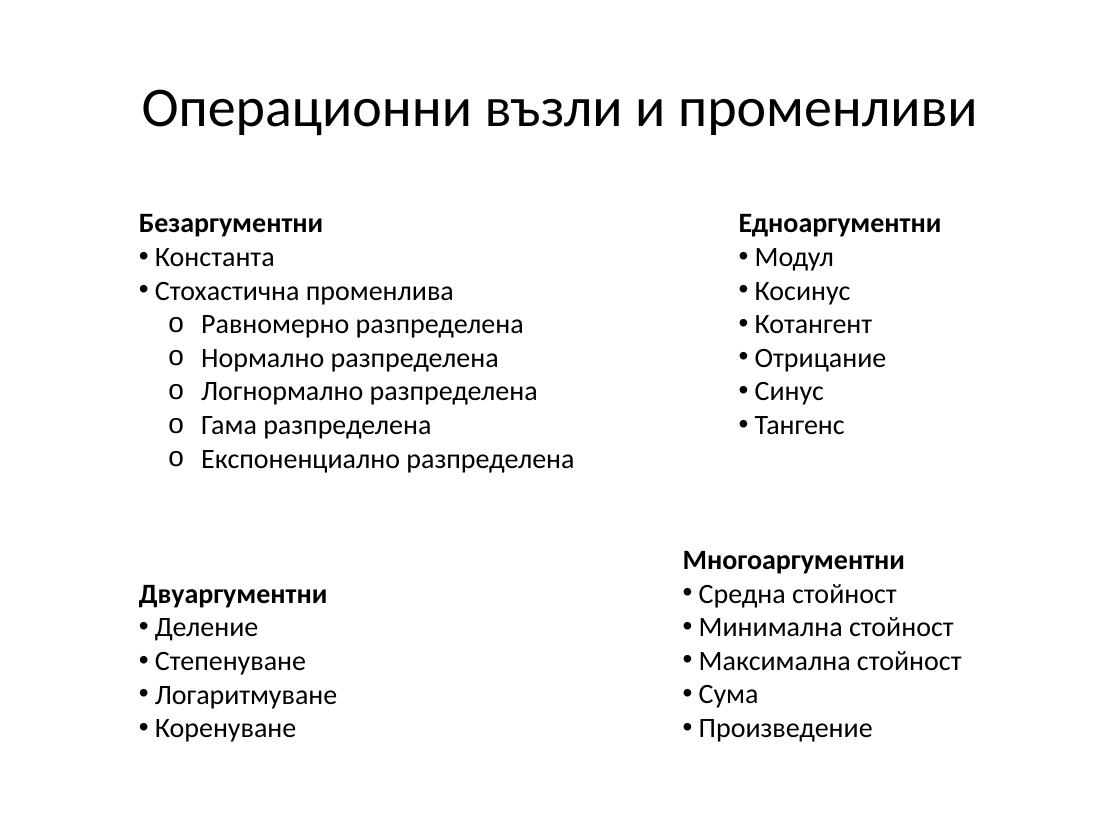
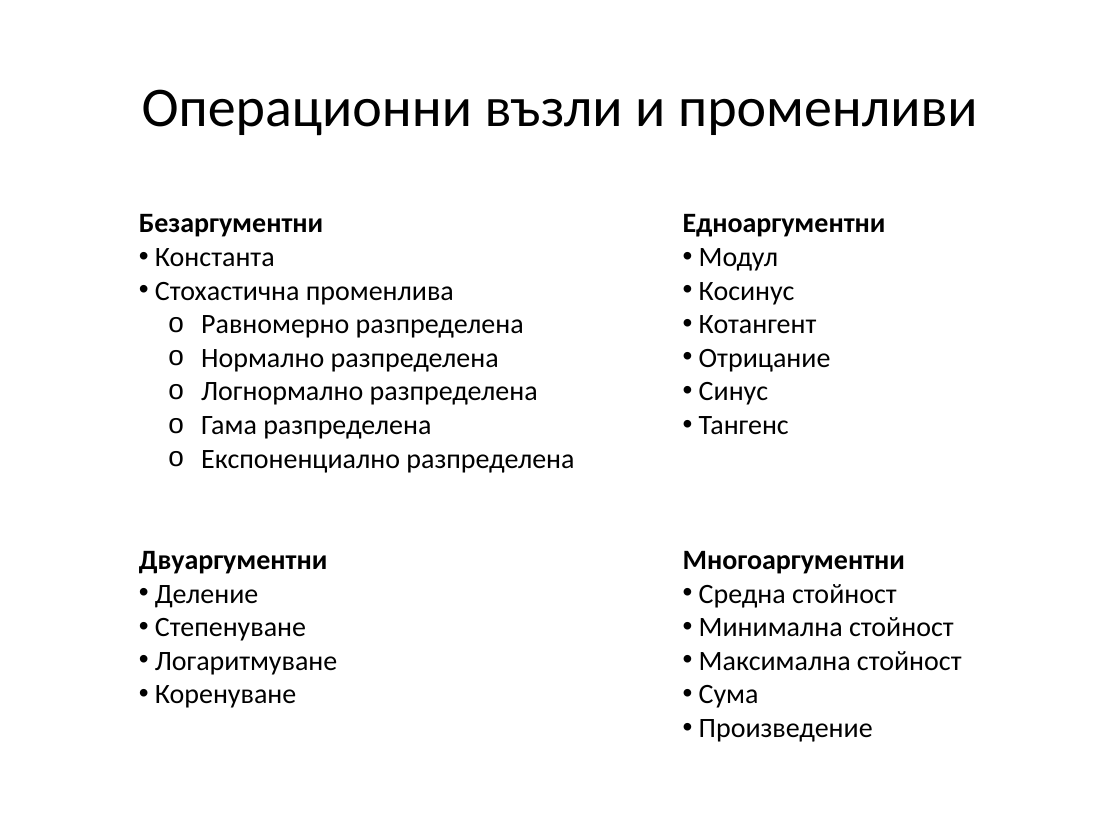
Before and after one commit to SivoDaskalov/Monte-Carlo-Debugger, a slide deck: slide 7 of documentation/src/main/resources/Monte Carlo Simulation Debugger.pptx. Drawn at 1120x840 pixels with LibreOffice and Linux fonts; fonts in the diff are those of the drawing. Boxes give left, top, right and bottom in pixels: in the first picture for what was removed or moved away, otherwise in the second. Text is boxed around its words. In the diff, an @@ line names an element or a change of style, - is before the commit and + after.

```diff
--- a/documentation/src/main/resources/Monte Carlo Simulation Debugger.pptx
+++ b/documentation/src/main/resources/Monte Carlo Simulation Debugger.pptx
@@ text "Едноаргументни": place and size @@
-text "Едноаргументни" at box(739, 214, 942, 435)
+text "Едноаргументни" at box(683, 214, 886, 435)
@@ text "Двуаргументни": place and size @@
-text "Двуаргументни" at box(139, 585, 337, 742)
+text "Двуаргументни" at box(139, 551, 337, 708)
```
Also in this commit, not shown: 1 other slide changed, 4 slides added, 4 other files.
